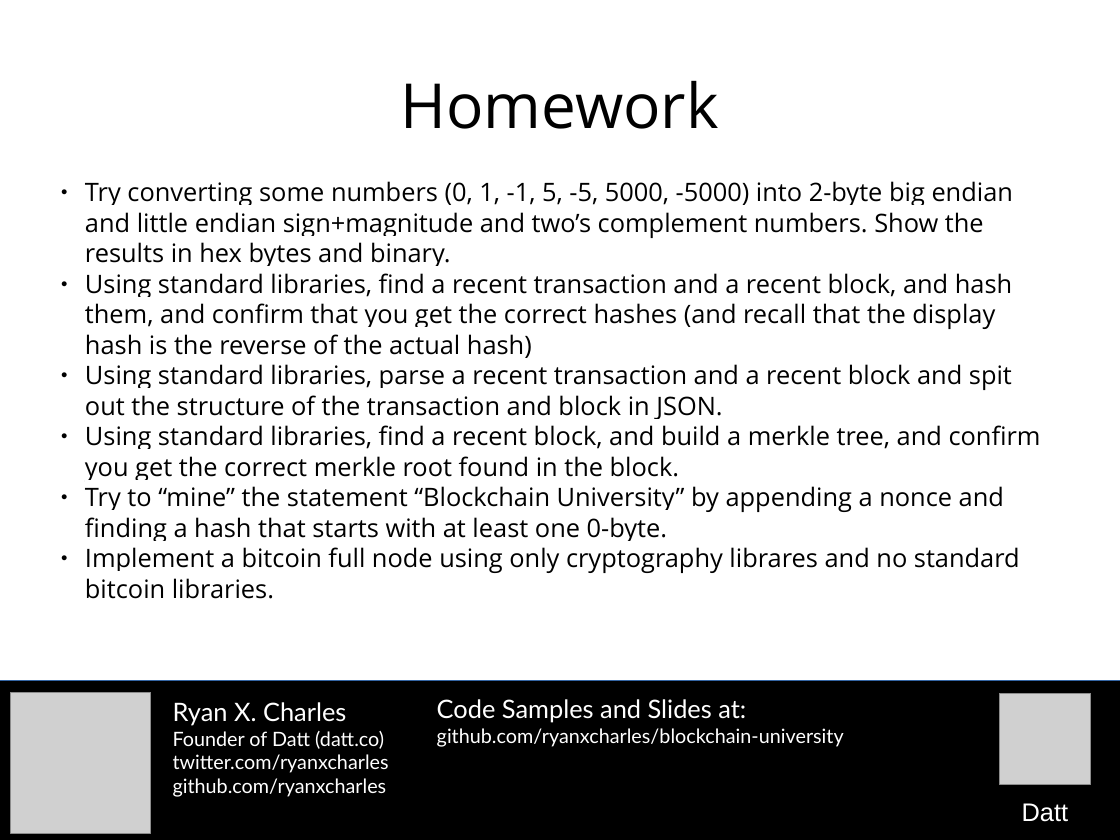
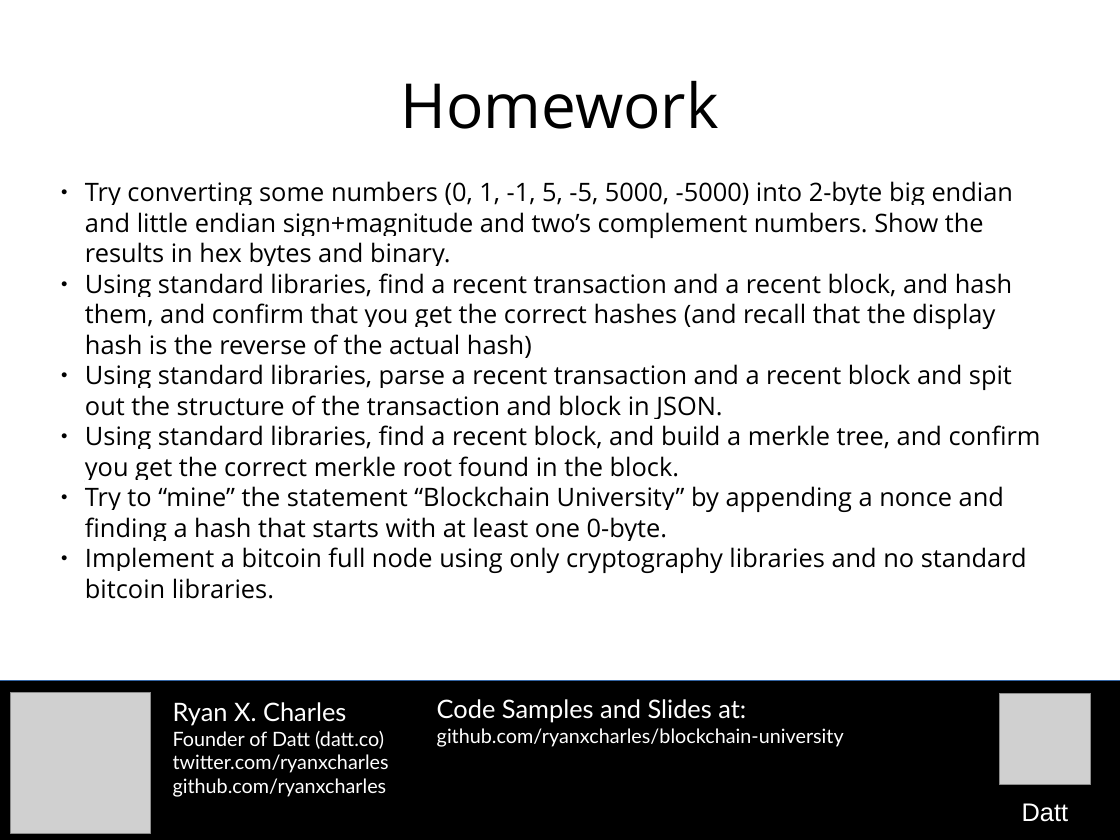
Before and after one commit to camelash/blockchain-university, a slide deck: slide 48 of slides/2015-10-26-transactions-and-blocks.odp. Drawn at 1120x840 pixels with LibreOffice and Linux fonts; fonts in the diff are those of the drawing; grey boxes stand for pictures. Boxes give left, top, right and bottom in pixels: in the first picture for what was removed or moved away, otherwise in the second. Text is boxed around its words. In the diff, an @@ line names an element or a change of style, - is before the commit and + after.

```diff
--- a/slides/2015-10-26-transactions-and-blocks.odp
+++ b/slides/2015-10-26-transactions-and-blocks.odp
@@ subtitle at <box>85,547,1027,599</box>: text changed @@
-● Implement a bitcoin full node using only cryptography librares and no standard bitcoin libraries.
+● Implement a bitcoin full node using only cryptography libraries and no standard bitcoin libraries.
```
Also in this commit, not shown: 1 other slide changed, 3 other files.
